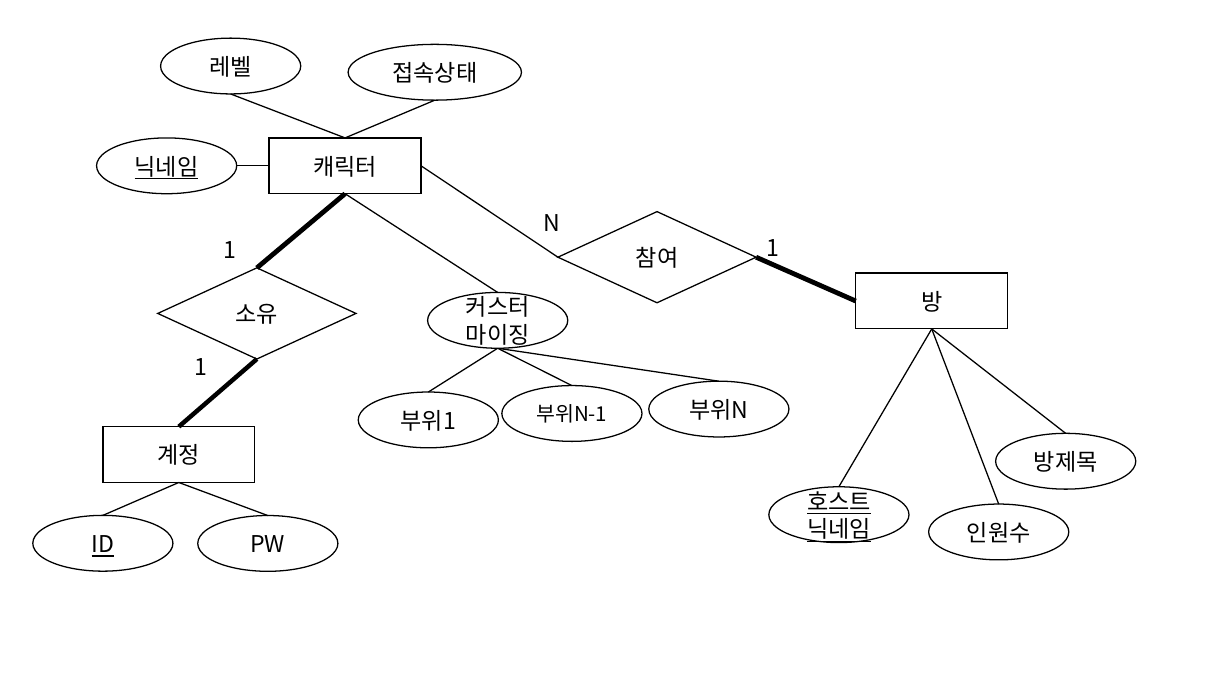
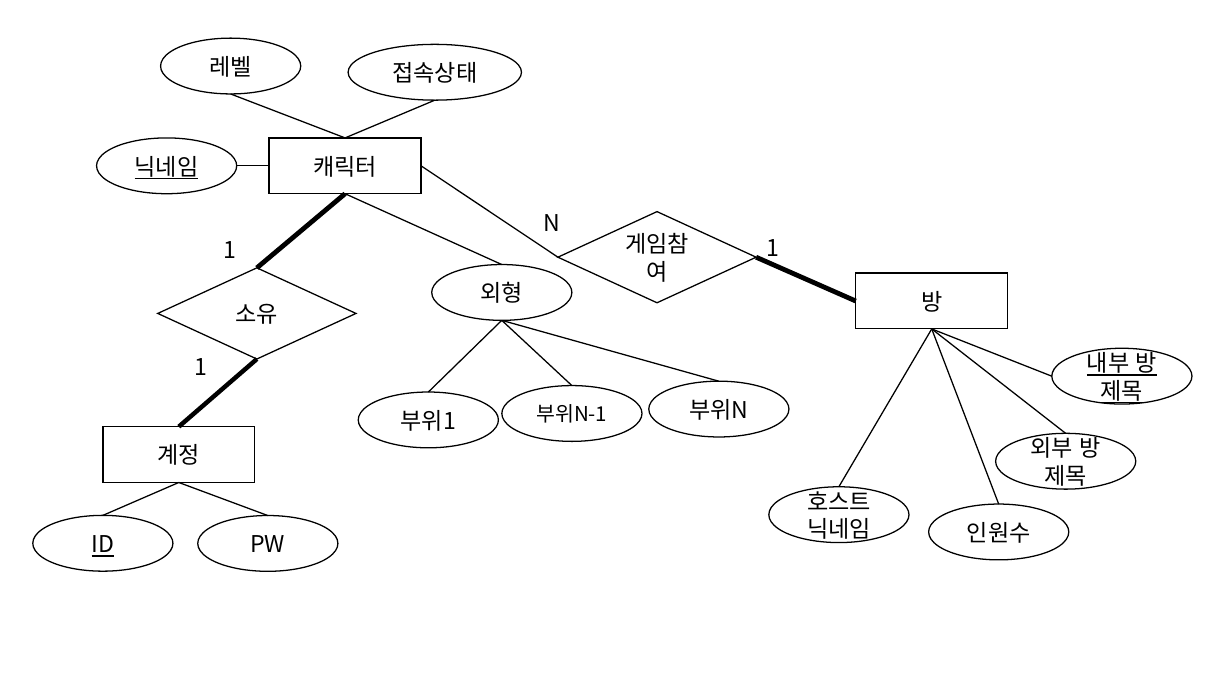
Before and after one commit to uhreungdu/2022game, a slide deck: slide 1 of document/ER모델.pptx. Drawn at 1232x693 pixels with LibreOffice and Linux fonts; fonts in the diff are those of the drawing. Boxes give left, top, right and bottom in pixels: in the first picture for what was removed or moved away, otherwise in the second. Text is boxed around its words. In the diff, an @@ line names an element or a change of style, - is before the commit and + after.

```diff
--- a/document/ER모델.pptx
+++ b/document/ER모델.pptx
@@ line moved from (345, 194) - (498, 293) to (345, 194) - (502, 264) @@
@@ text in diamond at (625, 232, 689, 282): text changed @@
-참여
+게임참여
@@ ellipse added at (432, 264, 572, 320), fill #FFFFFF, outline #000000 1 pt, 18 pt, text #000000 @@
+외형
@@ ellipse removed at (428, 293, 568, 348) @@
-커스터마이징
@@ line moved from (498, 348) - (429, 392) to (502, 321) - (429, 392) @@
@@ line moved from (498, 348) - (719, 382) to (502, 321) - (719, 382) @@
@@ line moved from (498, 348) - (572, 385) to (502, 321) - (572, 385) @@
@@ line added from (1052, 376) to (932, 329), #000000 1 pt @@
@@ ellipse added at (1052, 348, 1192, 404), fill #FFFFFF, outline #000000 1 pt, 18 pt, text #000000, underline @@
+내부 방 제목
@@ text in ellipse at (1031, 433, 1101, 490): text changed @@
-방제목
+외부 방 제목
@@ ellipse "호스트닉네임" at (769, 487, 909, 543): underline off @@
```
Also in this commit, not shown: 1 slide added.
